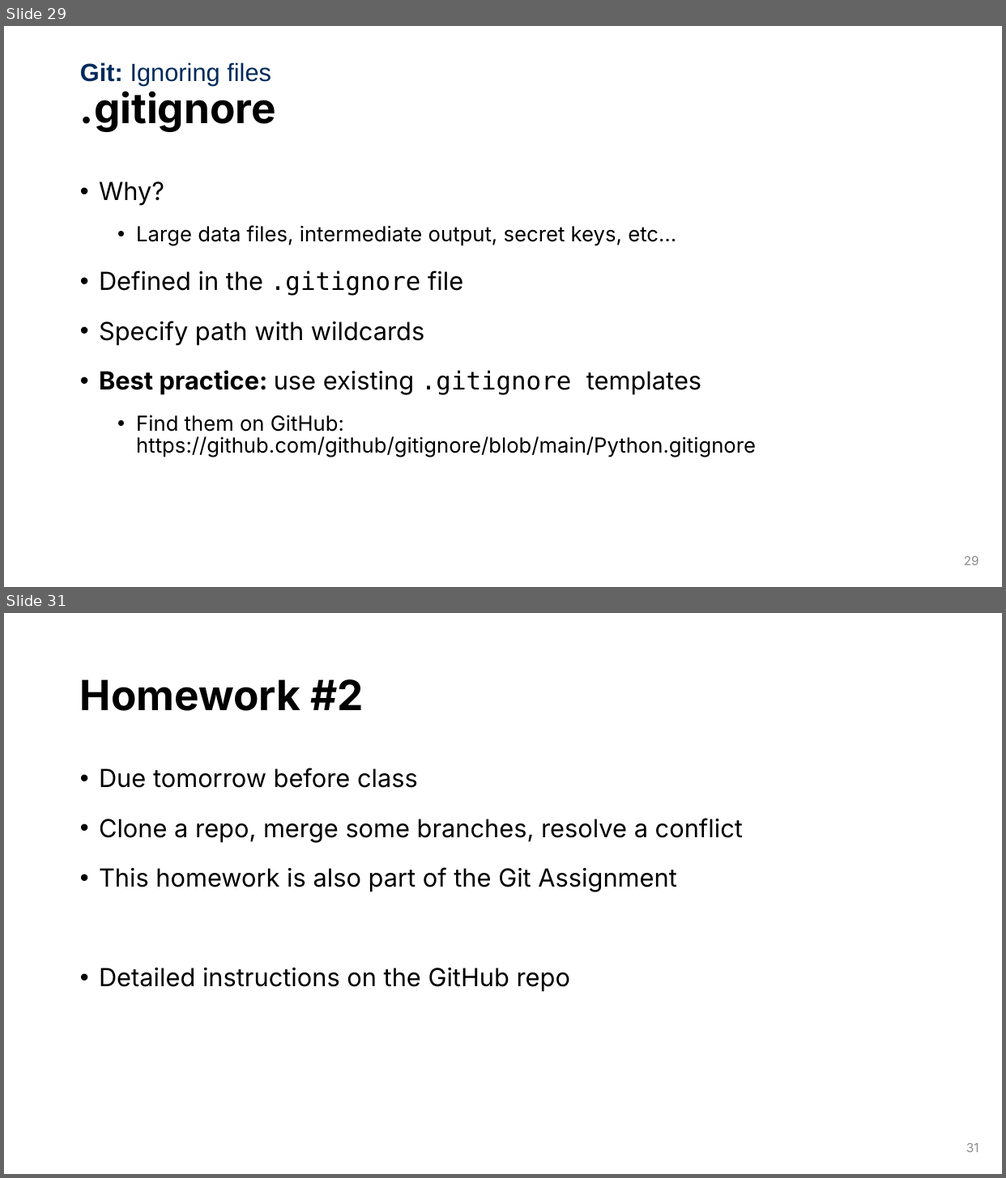
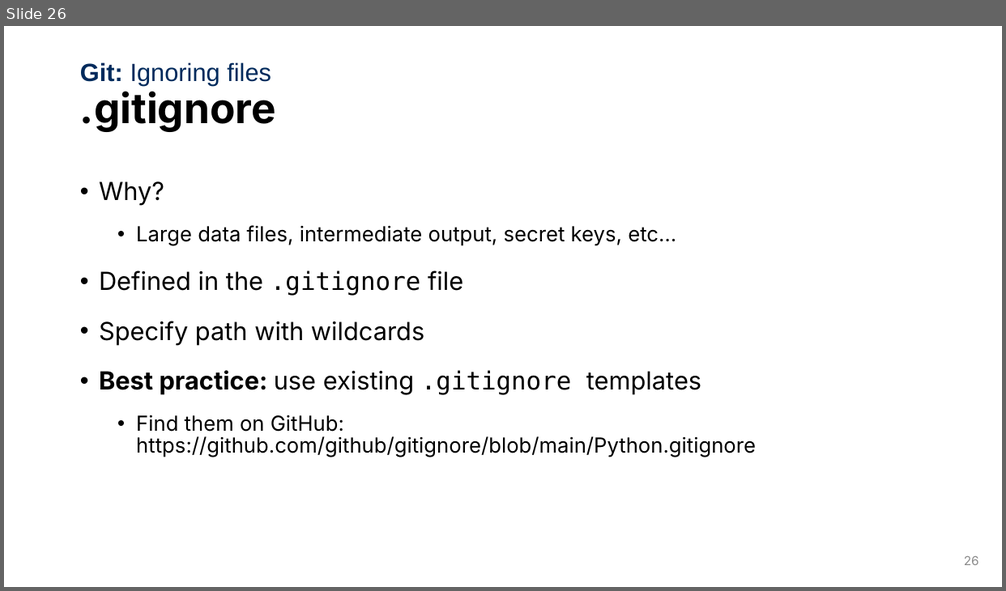
Before and after one commit to UofT-DSI/git, a slide deck: instructors/slides-new-pptx/Git2.pptx. Shown one above the other, each under a label of ours: slides 29 and 31 before the commit, slide 26 after it; the slides between them are not shown. The pictures are 1006x1178 and 1006x591 pixels, drawn with LibreOffice and Linux fonts; fonts in the diff are those of the drawing; background and template pictures are left out. Boxes give left, top, right and bottom in pixels: in the first picture for what was removed or moved away, otherwise in the second. Text is boxed around its words. In the diff, an @@ line names an element or a change of style, - is before the commit and + after.

```diff
--- a/instructors/slides-new-pptx/Git2.pptx
+++ b/instructors/slides-new-pptx/Git2.pptx
@@ slide 31 removed at box(4, 613, 1002, 1174), background #FFFFFF @@
@@ title removed at box(80, 679, 364, 711) @@
-Homework #2
@@ text removed at box(99, 768, 743, 992) @@
-• Due tomorrow before class
-• Clone a repo, merge some branches, resolve a conflict
-• This homework is also part of the Git Assignment
-• Detailed instructions on the GitHub repo
@@ page number removed at box(966, 1144, 979, 1152) @@
-31
@@ what was slide 29 is now slide 26 @@
@@ page number at box(964, 557, 979, 565): text changed @@
-29
+26
```
Also in this commit, not shown: 1 slide changed, 3 other slides removed, 2 other files.
